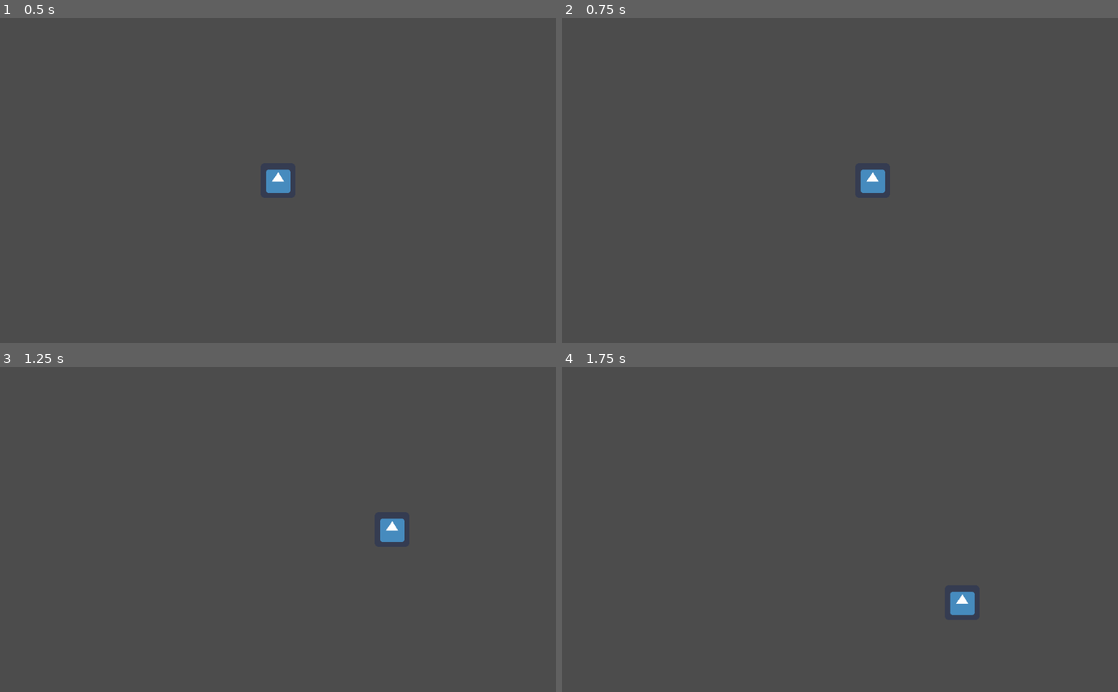
Above: before the commit, frames 1-4 (two rows, left to right).
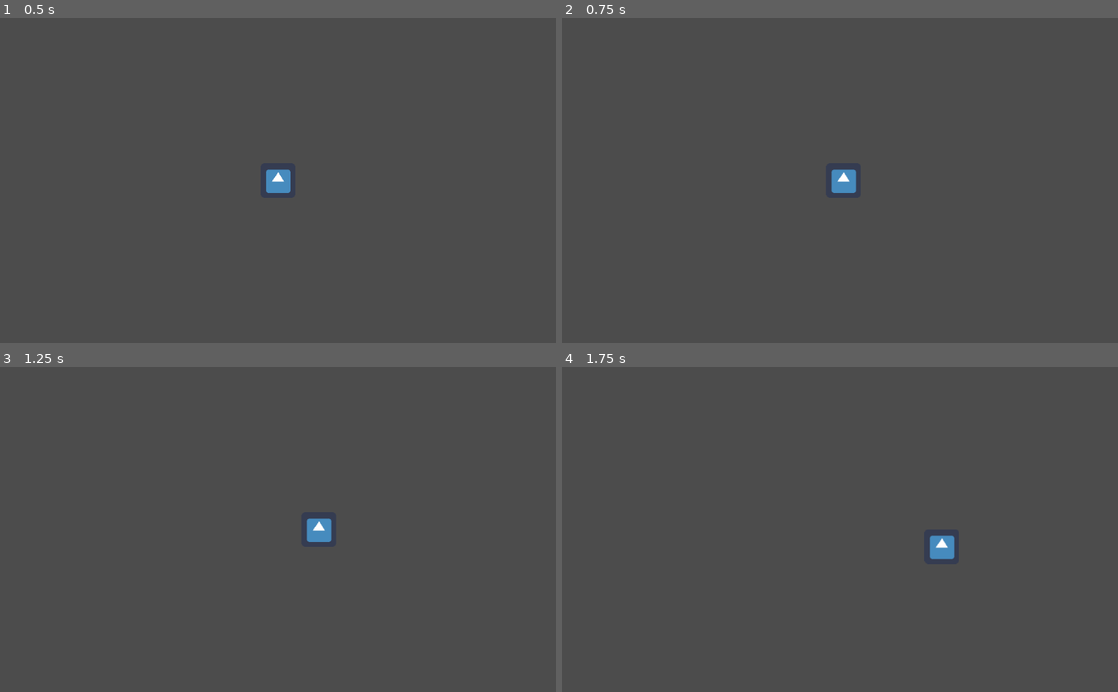
Above: after the commit, the same moments.

Repository: psteiner/Wraparound-Game-Object
Game: Godot game, scene res://Node2D.tscn
The game is run twice, just before and just after one commit, with the same random seed, the same clock (stepped at 60 frames per second) and the same inputs. The engine's default icon, where the game draws it, is replaced by a stand-in: a white triangle on a blue panel in a dark square.
Inputs:
- Up to frame 1 (0.5 s): no input
- Up to frame 2 (0.75 s): tap Enter at 0.5 s; hold Right (ui_right) from 0.53 s (still down)
- Up to frame 3 (1.25 s): keep holding Right (ui_right)
- Up to frame 4 (1.75 s): release Right (ui_right) at 1.28 s; hold Down (ui_down) from 1.28 s (still down)

Frame 1 is identical in both runs. In frame 2, 0.6% of the frame differs, in the area x 48-59%, y 46-54%; in frame 3, 0.6%; in frame 4, 0.7%, in the area x 66-75%, y 51-77%.

Commit message:
incorporate solution code; kept existing _physics_process code

Diff:
--- a/Hero.gd
+++ b/Hero.gd
@@ -8,18 +8,15 @@
 var halfSpriteHeight: int = spriteHeight / 2
 var halfSpriteWidth: int = spriteWidth / 2
 
-var lowerLimit: int = gameHeight - halfSpriteHeight
-var upperLimit: int = halfSpriteHeight
-var leftLimit: int = halfSpriteWidth
-var rightLimit: int = gameWidth - halfSpriteWidth
+var speedOnXAxis: float = 0.0
+var speedOnYAxis: float = 0.0
+export var maxSpeed: float = 1500.0
+export var acceleration: float = 300.00
 
-export var currentSpeed: float = 300.0
-export var acceleration: float = 300.0
-export var maxSpeed: float = 1500.0
-
-# Called when the node enters the scene tree for the first time.
-func _ready():
-	pass # Replace with function body.
+var lowerLimit: int = gameHeight
+var upperLimit: int = 0
+var leftLimit: int = 0
+var rightLimit: int = gameWidth
 
 func _enter_tree():
 	positionMiddle()
@@ -34,36 +31,54 @@
 	if Input.is_action_pressed("ui_down"):
 		moveDown(delta)
 
-func accelerate(delta: float) -> void:
-	currentSpeed += delta * acceleration
+	moveHero(delta)
+	clampSpeed()
+	wrapAroundCheck()
 
-func decelerate(delta: float) -> void:
-	currentSpeed -= delta * acceleration
+func wrapAroundCheck()->void:
+	if position.y > lowerLimit:
+		position.y = 0
+	if position.y < upperLimit:
+		position.y = gameHeight
+	if position.x > rightLimit:
+		position.x = 0
+	if position.x < leftLimit:
+		position.x = gameWidth
 
 func moveRight(delta: float) -> void:
-	if (position.x < rightLimit):
-		position.x += currentSpeed * delta
-	if (position.x >= rightLimit):
-		position.x = 1
+	accelerationOnX(delta)
 
 func moveLeft(delta: float) -> void:
-	if (position.x > leftLimit):
-		position.x -= currentSpeed * delta
-	if (position.x <= leftLimit):
-		position.x = rightLimit + 1
+	accelerationOnX(-delta)
 
 func moveUp(delta: float) -> void:
-	if (position.y > upperLimit):
-		position.y -= currentSpeed * delta
-	if (position.y <= upperLimit):
-		position.y = lowerLimit + 1
+	accelerationOnY(-delta)
 
 func moveDown(delta: float) -> void:
-	if (position.y < lowerLimit):
-		position.y += currentSpeed * delta
-	if (position.y >= lowerLimit):
-		position.y = 1
+	accelerationOnY(delta)
+
+# added abs() method, abs() keeps positive numbers positive, and turns negative numbers positive
+# Yas Meteora pointed out that their was no abs() method!
+func accelerationOnX(delta: float) -> void:
+	if abs(speedOnXAxis) <= maxSpeed:
+		speedOnXAxis += acceleration * delta
+
+# added abs() method, abs() keeps positive numbers positive, and turns negative numbers positive
+# Yas Meteora pointed out that their was no abs() method!
+func accelerationOnY(delta: float) -> void:
+	if abs(speedOnYAxis) <= maxSpeed:
+		speedOnYAxis += acceleration * delta
+
+
+func moveHero(delta: float)->void:
+	position.x += speedOnXAxis * delta
+	position.y += speedOnYAxis * delta
 
 func positionMiddle() -> void:
 	self.position.x = gameWidth / 2
 	self.position.y = gameHeight / 2
+
+
+func clampSpeed()->void:
+	speedOnXAxis = clamp(speedOnXAxis, -maxSpeed, maxSpeed)
+	speedOnYAxis = clamp(speedOnYAxis, -maxSpeed, maxSpeed)
